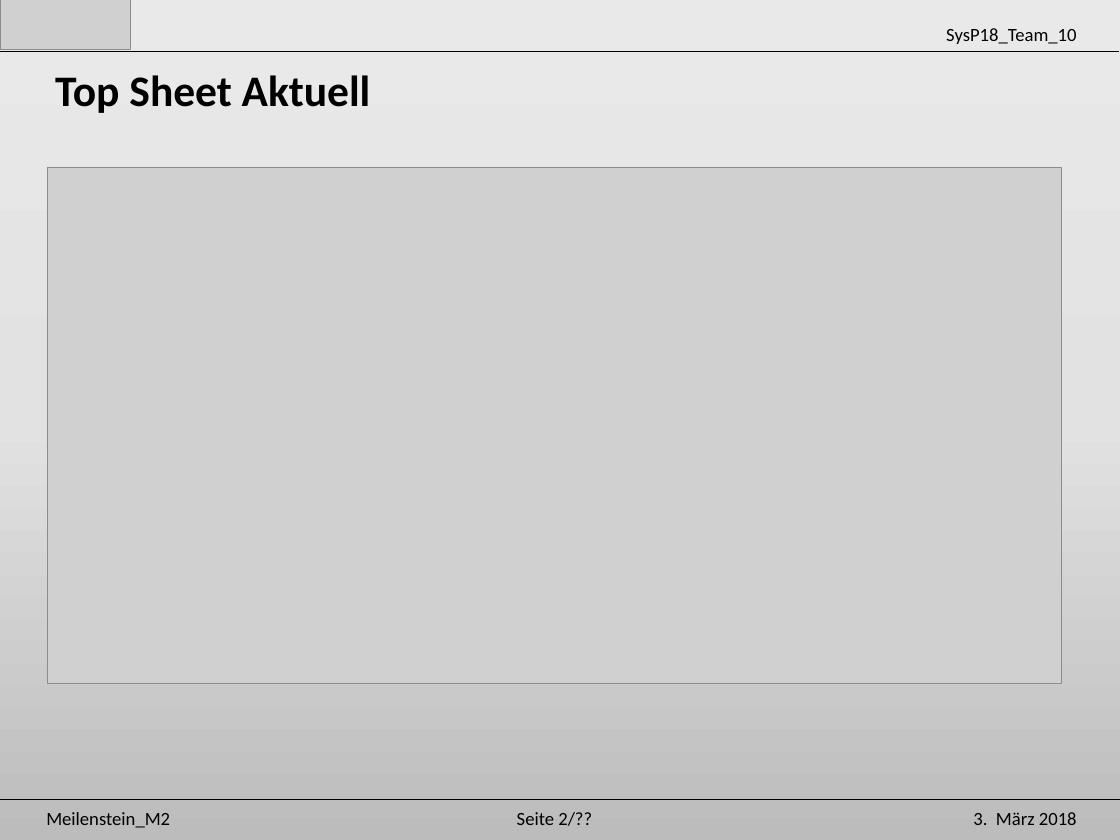
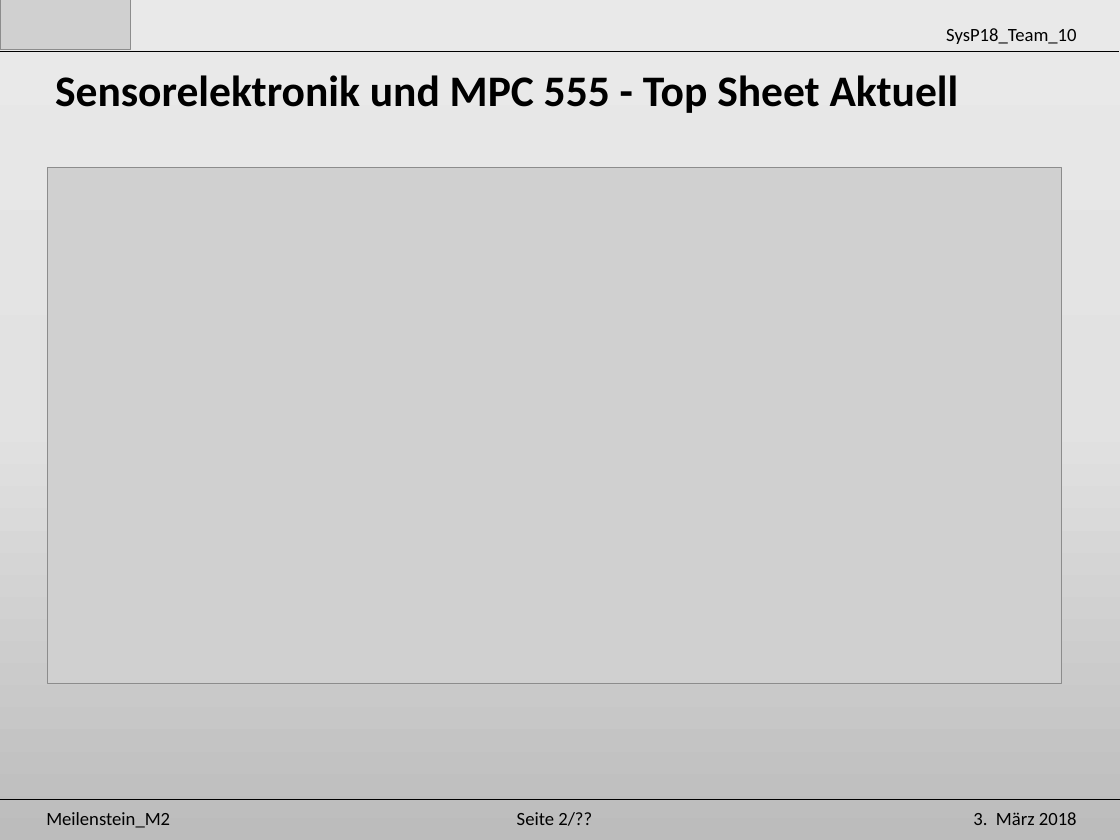
Before and after one commit to Unaqwyn/SysP18_1cv, a slide deck: slide 9 of 01_Organisation/02_Meilensteine/m2/Praesentation_m2.pptx (slide 8 before the commit). Drawn at 1120x840 pixels with LibreOffice and Linux fonts; fonts in the diff are those of the drawing; grey boxes stand for pictures. Boxes give left, top, right and bottom in pixels: in the first picture for what was removed or moved away, otherwise in the second. Text is boxed around its words. In the diff, an @@ line names an element or a change of style, - is before the commit and + after.

```diff
--- a/01_Organisation/02_Meilensteine/m2/Praesentation_m2.pptx
+++ b/01_Organisation/02_Meilensteine/m2/Praesentation_m2.pptx
@@ text at (55,75,959,113): text changed @@
-Top Sheet Aktuell
+Sensorelektronik und MPC 555 - Top Sheet Aktuell
```
Also in this commit, not shown: 11 other slides changed.
